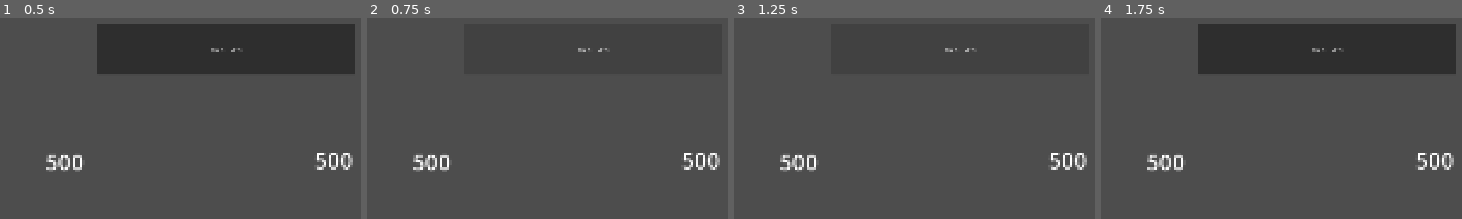
Above: before the commit, frames 1-4 (left to right).
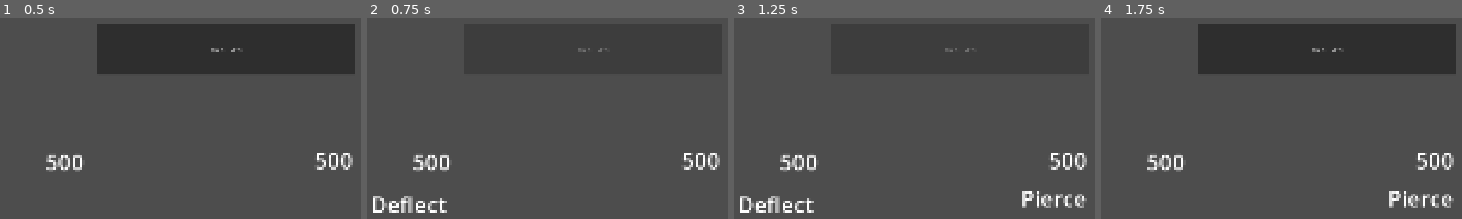
Above: after the commit, the same moments.

Repository: AztecGameLab/LongTermGame10
Game: Godot game, scene res://workspaces/Idan/Idan-main.tscn
The game is run twice, just before and just after one commit, with the same random seed, the same clock (stepped at 60 frames per second) and the same inputs. This scene is started directly instead of the project's main scene.
Inputs (mouse positions are in pixels of both pictures, inside the frame that each line leads up to):
- Up to frame 1 (0.5 s): no input
- Up to frame 2 (0.75 s): click "Run Turn" at 0.5 s
- Up to frame 3 (1.25 s): no input
- Up to frame 4 (1.75 s): tap Enter at 1.25 s; move the mouse to (outside the picture) at 1.27 s; hold D from 1.28 s (still down); tap Z at 1.35 s; click (outside the picture) at 1.42 s

Frame 1 is identical in both runs. In frame 2, 1.0% of the frame differs, in the area x 1-67%, y 14-98%; in frame 3, 1.7%, in the area x 1-98%, y 14-98%; in frame 4, 0.7%.
Error after the commit: Invalid access to property or key 'last_attacker' on a base object of type 'Nil'. (res://scripts/battle_logic/battle_manager.gd:47)

Commit message:
maybe fixed?

Diff:
--- a/resources/status_effects/deflect.tres
+++ b/resources/status_effects/deflect.tres
@@ -5,41 +5,42 @@
 [ext_resource type="Script" uid="uid://d0uvf6jnorxpw" path="res://scripts/status_effects/status_effect_trigger.gd" id="3_o1wbo"]
 [ext_resource type="Script" uid="uid://da04mqqqleenk" path="res://scripts/ability/action/damage_taken_based_attack_action.gd" id="4_rp0ri"]
 
-[sub_resource type="Resource" id="Resource_8r6gs"]
+[sub_resource type="Resource" id="Resource_ppiix"]
 script = ExtResource("1_8r6gs")
 modifier_field = 1
 modifier_type = 1
-modifier_amount = -0.009999999999990905
-metadata/_graph_x = 754.5
-metadata/_graph_y = 279.5
-metadata/_graph_w = 536.0
-metadata/_graph_h = 202.0
+modifier_amount = -0.01
+metadata/_custom_type_script = "uid://w6h7oqtjl61k"
 
-[sub_resource type="Resource" id="Resource_o1wbo"]
+[sub_resource type="Resource" id="Resource_rp0ri"]
 script = ExtResource("4_rp0ri")
 override_target = true
 action_target = 2
-metadata/_graph_x = 1360.0
-metadata/_graph_y = 440.0
+metadata/_custom_type_script = "uid://da04mqqqleenk"
+metadata/_graph_x = 0.0
+metadata/_graph_y = 0.0
 metadata/_graph_w = 527.0
 metadata/_graph_h = 244.0
 
-[sub_resource type="Resource" id="Resource_ppiix"]
+[sub_resource type="Resource" id="Resource_o1wbo"]
 script = ExtResource("3_o1wbo")
 trigger_type = 2
-action = SubResource("Resource_o1wbo")
-metadata/_graph_x = 816.5
-metadata/_graph_y = 594.5
+action = SubResource("Resource_rp0ri")
+metadata/_custom_type_script = "uid://d0uvf6jnorxpw"
+metadata/_graph_x = 0.0
+metadata/_graph_y = 0.0
 metadata/_graph_w = 378.0
 metadata/_graph_h = 148.0
 
 [resource]
 script = ExtResource("2_rp0ri")
-duration_turns = 1
+base_modifiers = Array[ExtResource("1_8r6gs")]([SubResource("Resource_ppiix")])
+triggers = Array[ExtResource("3_o1wbo")]([SubResource("Resource_o1wbo")])
+duration_turns = 2
 name = "deflect"
 effect_type = 0
 metadata/_custom_type_script = "uid://bfrfeh04xxg16"
-metadata/_graph_x = 80.0
+metadata/_graph_x = 60.0
 metadata/_graph_y = 180.0
 metadata/_graph_w = 422.0
-metadata/_graph_h = 562.0
+metadata/_graph_h = 616.0
--- a/resources/status_effects/heal_over_time.tres
+++ b/resources/status_effects/heal_over_time.tres
@@ -5,16 +5,6 @@
 [ext_resource type="Script" uid="uid://c2ci25gmhnb4w" path="res://scripts/status_effects/status_effect_stack.gd" id="2_nrql3"]
 [ext_resource type="Script" uid="uid://d0uvf6jnorxpw" path="res://scripts/status_effects/status_effect_trigger.gd" id="3_a7ryv"]
 [ext_resource type="Script" uid="uid://c84i4tkx4t6au" path="res://scripts/ability/action/heal_action.gd" id="5_80fsd"]
-
-[sub_resource type="Resource" id="Resource_mh6xj"]
-script = ExtResource("1_0yoec")
-modifier_field = 4
-modifier_type = 1
-modifier_amount = 0.10000000000002274
-metadata/_graph_x = 800.0
-metadata/_graph_y = 40.0
-metadata/_graph_w = 357.0
-metadata/_graph_h = 144.0
 
 [sub_resource type="Resource" id="Resource_nr16a"]
 script = ExtResource("5_80fsd")
--- a/scripts/ability/action/damage_taken_based_attack_action.gd
+++ b/scripts/ability/action/damage_taken_based_attack_action.gd
@@ -6,8 +6,9 @@
 @export var clear_damage_after_use: bool = true
 
 func run(context: ActionContext) -> void:
+	print("Action triggered")
 	# Retrieve the container from the context
-	var container = context.status_container
+	var container = context.container
 
 	# Verify the container exists and has the expected damage key
 	if not container or not container.custom_state.has(DamageTakenBasedStatusEffect.DAMAGE_KEY):
@@ -19,10 +20,13 @@
 	var total_damage := (int)(stored_damage * reflection_multiplier_per_stack * stack_count)
 
 	if total_damage <= 0:
+		print("negative damage: returning")
 		return
 
 	# Apply damage to all resolved targets
 	for target in resolve_targets(context):
+		print(target)
+		print(total_damage)
 		BattleManager.apply_damage(total_damage, context.source, target)
 
 	# Clear the buffer after reflecting
--- a/scripts/battle_logic/battle_character.gd
+++ b/scripts/battle_logic/battle_character.gd
@@ -184,7 +184,7 @@
 
 func on_attacked(attackContext: AttackContext):
 	for instance in _status_effects:
-		instance.on_attacked(attackContext)
+		await instance.on_attacked(attackContext)
 
 # --- Internals ---
 
--- a/scripts/status_effects/base_status_effect.gd
+++ b/scripts/status_effects/base_status_effect.gd
@@ -37,7 +37,8 @@
 ## Called when the attached character is succesfully targeted by an attack.
 ## By default, it runs any associated ON_ATTACKED triggers.
 func on_attacked(context: AttackContext, container: StatusEffectContainer) -> void:
-	run_triggers(StatusEffectTrigger.Type.ON_ATTACKED, container)
+	print("running triggers (bse)")
+	await run_triggers(StatusEffectTrigger.Type.ON_ATTACKED, container)
 
 ## Called when the attached character takes damage.
 func on_damage_received(_context: AttackContext, _container: StatusEffectContainer) -> void:
--- a/scripts/status_effects/damage_taken_based_status_effect.gd
+++ b/scripts/status_effects/damage_taken_based_status_effect.gd
@@ -19,15 +19,19 @@
 	container.custom_state[DAMAGE_KEY] = 0.0
 
 func on_damage_received(context: AttackContext, container: StatusEffectContainer) -> void:
+	print("recording damage")
 	# Records the final damage value from the attack context
 	if damage_type==DamageType.ORIGINAL_DAMAGE:
 		container.custom_state[DAMAGE_KEY] += context.original_damage
 	if damage_type==DamageType.TRUE_DAMAGE:
 		container.custom_state[DAMAGE_KEY] += context.true_damage
+		print("recording " + str(context.true_damage) + " true damage")
 	if damage_type==DamageType.FINAL_DAMAGE:
 		container.custom_state[DAMAGE_KEY] += context.damage
 
 func run_triggers(type: StatusEffectTrigger.Type, container: StatusEffectContainer) -> void:
+	print("running triggers (dtbse)")
+	print(triggers)
 	# This allows the effect to fire actions (like StoredDamageAction)
 	for trigger in triggers:
 		if trigger.trigger_type == type and trigger.action:
--- a/scripts/status_effects/scaling_status_effect.gd
+++ b/scripts/status_effects/scaling_status_effect.gd
@@ -42,6 +42,7 @@
 
 func _setup_container(container: StatusEffectContainer) -> void:
 	container.remaining_turns = duration_turns
+	print(triggers)
 
 func get_remaining_turns(container: StatusEffectContainer) -> int:
 	return container.remaining_turns
--- a/workspaces/Idan/Idan-main.tscn
+++ b/workspaces/Idan/Idan-main.tscn
@@ -1,24 +1,23 @@
-[gd_scene format=3 uid="uid://jwahfpfk5nnw"]
+[gd_scene format=3 uid="uid://du7edb51scryp"]
 
 [ext_resource type="Script" uid="uid://cbi33r5foad57" path="res://scripts/battle_logic/battle_manager.gd" id="1_ajnnf"]
 [ext_resource type="Script" uid="uid://c2dcuh7wij0sh" path="res://scripts/battle_logic/battle_character.gd" id="2_uoasj"]
 [ext_resource type="Script" uid="uid://d1o5abfusku1j" path="res://scripts/ability/base_ability.gd" id="3_63muo"]
+[ext_resource type="Resource" uid="uid://bpbnmjs6onsjr" path="res://resources/abilities/fortune/deflect/deflect_4.tres" id="4_qkabn"]
 [ext_resource type="Resource" uid="uid://c71y0pm2tt1g" path="res://resources/abilities/fortune/pierce/pierce_1.tres" id="4_u2gqj"]
-[ext_resource type="Resource" uid="uid://b6mlqpxywhb6g" path="res://resources/abilities/umi/heal.tres" id="5_0jrru"]
-[ext_resource type="Resource" uid="uid://bnv8ckim477pc" path="res://resources/abilities/fortune/strength.tres" id="6_bejjq"]
-[ext_resource type="Resource" uid="uid://y06qhqwsm5s3" path="res://resources/abilities/umi/burn.tres" id="7_6d5qe"]
 [ext_resource type="Script" uid="uid://doviul66xwvvb" path="res://workspaces/artemis/health_label.gd" id="8_ig0dn"]
 [ext_resource type="Script" uid="uid://b1qn3ek7b7ps4" path="res://workspaces/artemis/turn_label.gd" id="9_rgqam"]
-[ext_resource type="Resource" uid="uid://sg2oek573oja" path="res://resources/abilities/fortune/bleed.tres" id="10_qo8ax"]
 
-[node name="Node2D" type="Node2D" unique_id=217755439]
+[node name="Node2D" type="Node2D" unique_id=217755439 node_paths=PackedStringArray("player_team", "boss_team")]
 script = ExtResource("1_ajnnf")
+player_team = [NodePath("Player")]
+boss_team = [NodePath("Boss")]
 
 [node name="Player" type="Node2D" parent="." unique_id=1941574995]
 position = Vector2(561, 471)
 script = ExtResource("2_uoasj")
 max_health = 500
-abilities = Array[ExtResource("3_63muo")]([ExtResource("4_u2gqj"), ExtResource("4_u2gqj"), ExtResource("4_u2gqj"), ExtResource("5_0jrru"), ExtResource("6_bejjq"), ExtResource("7_6d5qe")])
+abilities = Array[ExtResource("3_63muo")]([ExtResource("4_qkabn")])
 metadata/_custom_type_script = "uid://c2dcuh7wij0sh"
 
 [node name="Health" type="Label" parent="Player" unique_id=1181677918]
@@ -41,7 +40,7 @@
 position = Vector2(1240, 456)
 script = ExtResource("2_uoasj")
 max_health = 500
-abilities = Array[ExtResource("3_63muo")]([ExtResource("5_0jrru"), ExtResource("10_qo8ax")])
+abilities = Array[ExtResource("3_63muo")]([ExtResource("4_u2gqj")])
 metadata/_custom_type_script = "uid://c2dcuh7wij0sh"
 
 [node name="Health" type="Label" parent="Boss" unique_id=2042712014]
